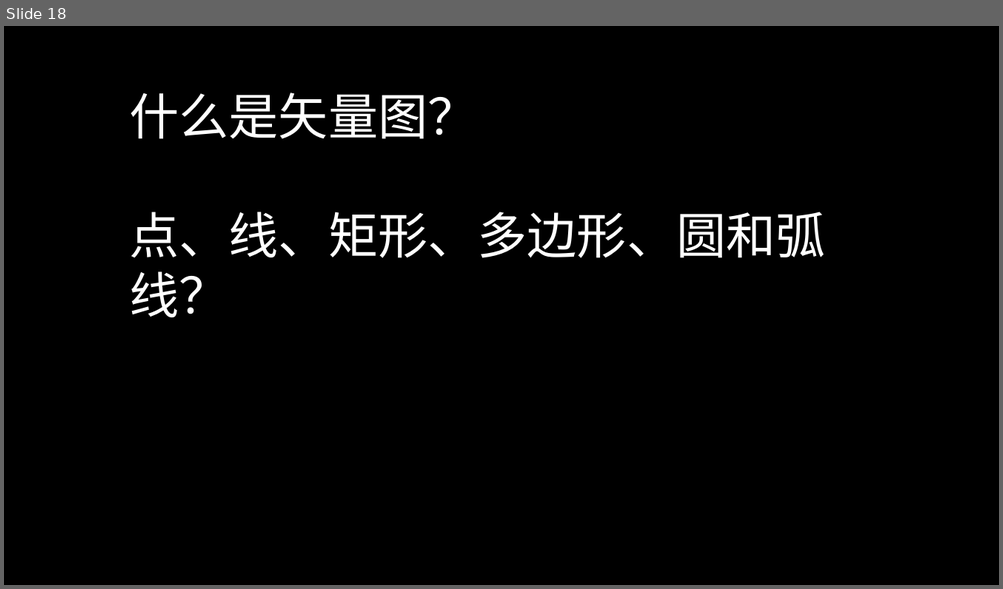
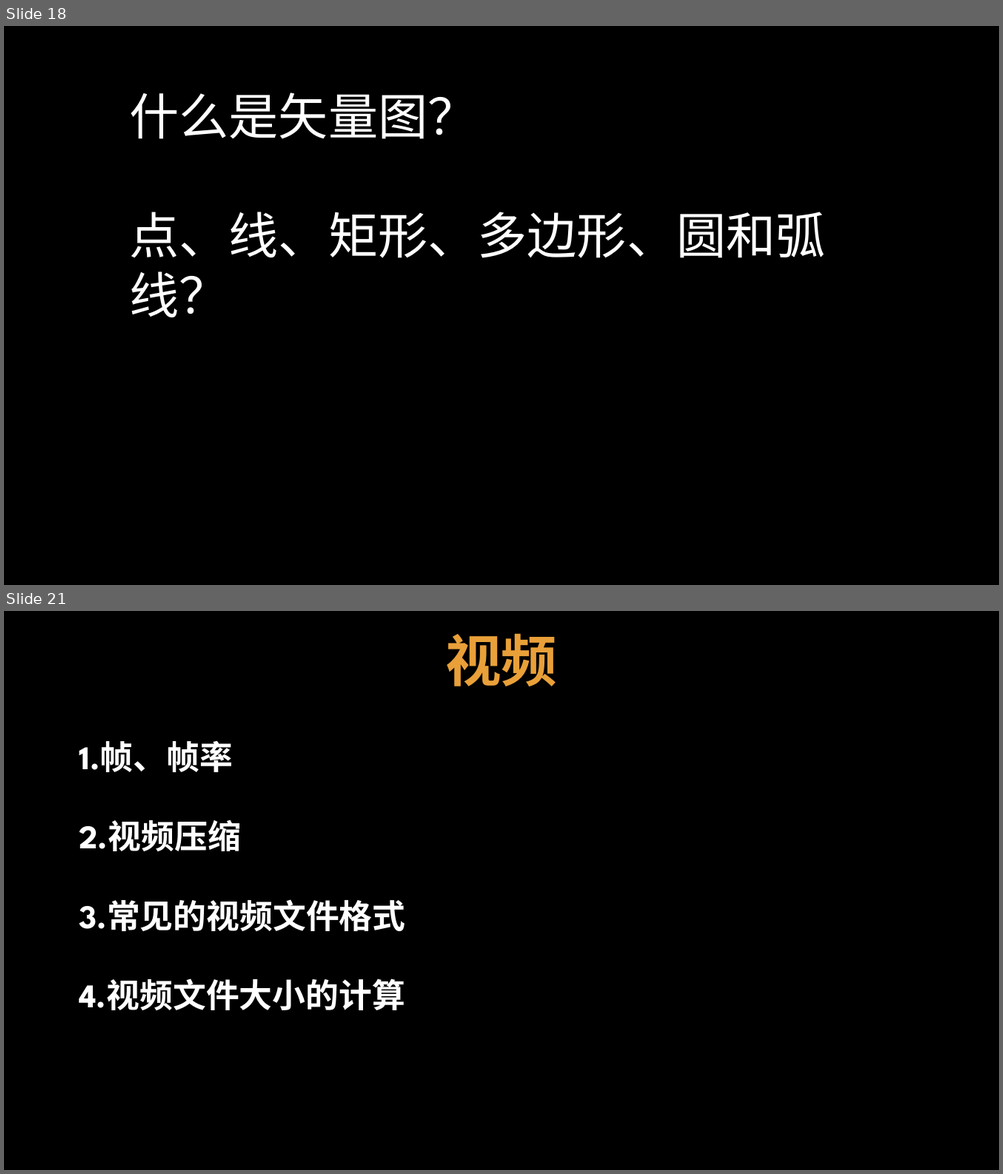
Before and after one commit to TomisTony/Techshare, a slide deck: 初探多媒体.pptx. Shown one above the other, each under a label of ours: slide 18 before the commit, slides 18 and 21 after it; the slides between them are not shown. The pictures are 1003x589 and 1003x1174 pixels, drawn with LibreOffice and Linux fonts; fonts in the diff are those of the drawing; background and template pictures are left out. Boxes give left, top, right and bottom in pixels: in the first picture for what was removed or moved away, otherwise in the second. Text is boxed around its words. In the diff, an @@ line names an element or a change of style, - is before the commit and + after.

```diff
--- a/初探多媒体.pptx
+++ b/初探多媒体.pptx
@@ slide 21 added at box(4, 611, 999, 1170), background picture (left out) @@
@@ text added at box(445, 633, 557, 686), 54 pt, text #E9A039, bold @@
+视频
@@ text added at box(79, 741, 405, 1011), 32 pt, text #FFFFFF, bold @@
+1.帧、帧率
+2.视频压缩
+3.常见的视频文件格式
+4.视频文件大小的计算
```
Also in this commit, not shown: 4 slides changed, 6 other slides added, 6 other files.
